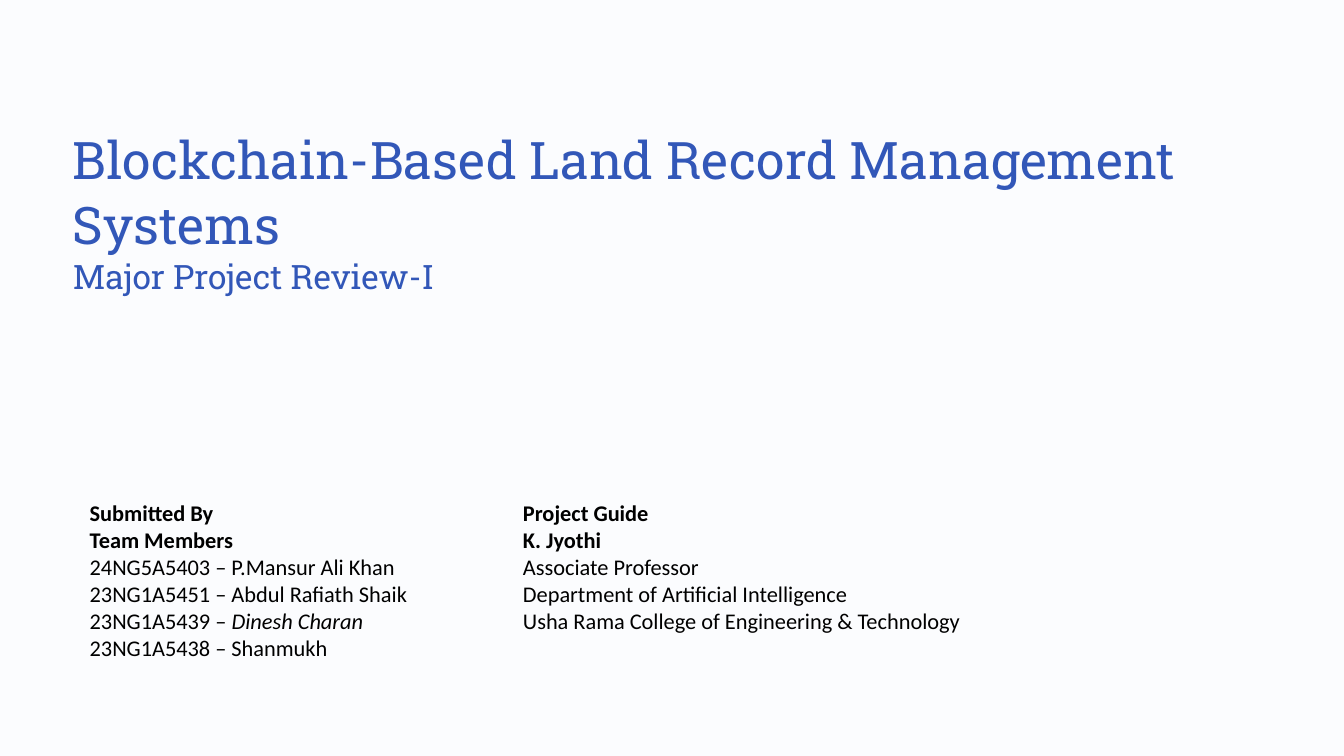
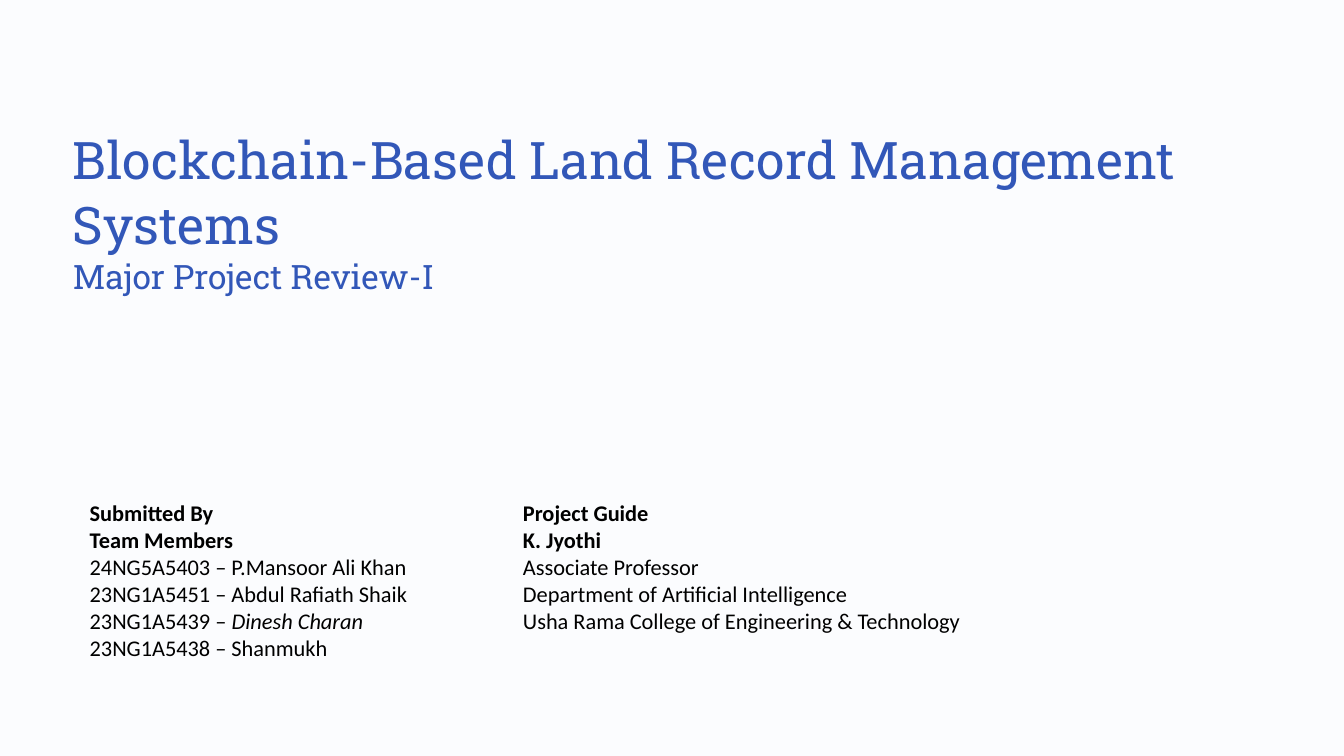
Before and after one commit to mansoorXcoder/bct, a slide deck: slide 1 of doc/T_4_Review_2.pptx. Drawn at 1344x756 pixels with LibreOffice and Linux fonts; fonts in the diff are those of the drawing; background and template pictures are left out. Boxes give left, top, right and bottom in pixels: in the first picture for what was removed or moved away, otherwise in the second. Text is boxed around its words. In the diff, an @@ line names an element or a change of style, - is before the commit and + after.

```diff
--- a/doc/T_4_Review_2.pptx
+++ b/doc/T_4_Review_2.pptx
@@ text at <box>90,559,407,575</box>: text changed @@
-24NG5A5403 – P.Mansur Ali Khan
+24NG5A5403 – P.Mansoor Ali Khan
```
Also in this commit, not shown: 4 slides added, 3 slides removed, 2 other files.
